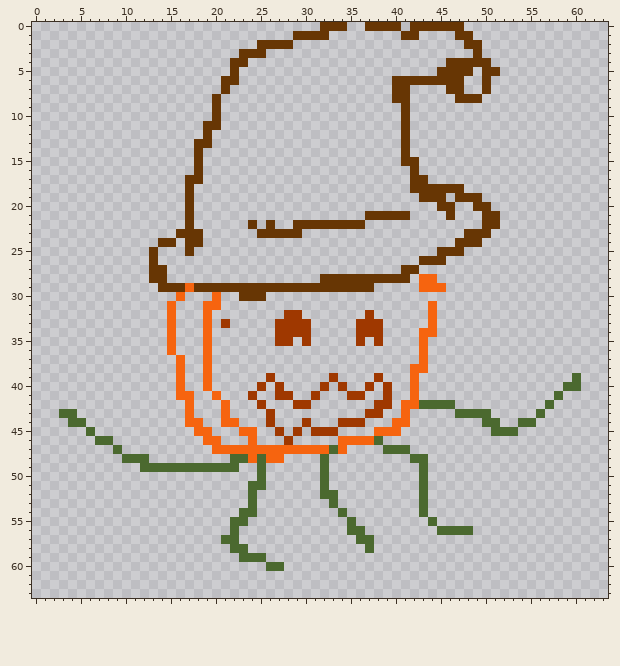
File history of a pixel-art file, Assets/Images/pumpkin.aseprite. Above: the version before the commit.
64x64 pixels, 1 frame. Colours within 5 levels of each other are drawn and written as one.
Once edited:
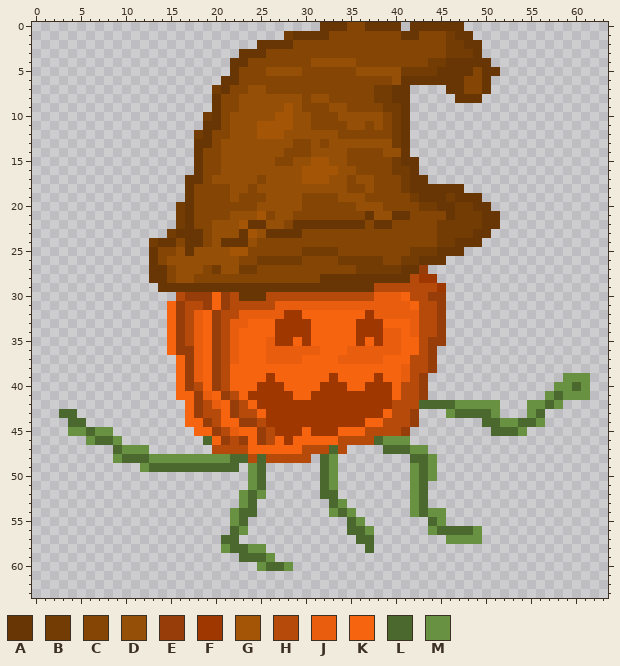
Palette (. is transparent): A #673604  B #723c04  C #844505  D #964f06  E #963d09  F #9f3800  G #a45606  H #b64a0b  J #e85e0e  K #f6640f  L #4b692f  M #689241
Edits made:
Changed rows in their new state; - is an unchanged pixel.
first column x 4:
 0 -------------------------------CC-------------------------
 1 ------------------------B----CCCCCCCC--CCCB---------------
 2 -------------------------CCCCCCCCCCCCCCCCCBB--------------
 3 ----------------------CCCCCCCCCCCCCCCCCCCCBBB-------------
 4 --------------------CCCCCCCDDDDDCCCCCCCCBB----------------
 5 -------------------CCCDDDDCCCCCCDDDDDBBBB----C------------
 6 -------------------CCCCCCCCCCCCCCCCCD-------CC------------
 7 ----------------B-CCDDCCCCCCCCCCCCBB--------CC------------
 8 -----------------CCDDDDDDDCDDCCCCCBB----------------------
 9 -----------------CCDDDDDGDCCCDDCCCCBB---------------------
10 ---------------B-CDDDDDGGDDCCCDDDDDCB---------------------
11 -----------------CDDDGGGGDDCCCCDDCDCB---------------------
12 --------------B-CCDDDGGGDDDDDDCCCCCCB---------------------
13 ----------------CDDDDDDDDCCDCDDDDDDDB---------------------
14 ---------------CCDDDDDDDCCCDDDDCCCCDD---------------------
15 ---------------CCDDDDDDCCDDGGDDCCCCCB---------------------
16 ---------------CCDDDDDDDDDGGGGDDCCCCBB--------------------
17 ---------------CDDDDDCDDDDGGGDDCDDCCCB--------------------
18 --------------CCCCDDCDDDDDDDDDDCCDCCCB--------------------
19 --------------CCCCDCCCDDDDCCCCDDDCCCCCB---B---------------
20 ------------B-CCCCCCCDDDDDCCCCCCDDDCCCCBB--BB-------------
21 ------------B-CCCCDDDGCDDCCCCCCCC-DD--CCCC-BBB------------
22 ------------B-CCDDDG-ADDC--------CAACCCCCBBBBB------------
23 -----------B---CDDDAGD----CCCCCCCCCCCCCCCBBBB-------------
24 ---------B--C--CDAAADCCCCCCCCCCCCCCCCCCCCBB---------------
25 ----------CCD-DDDDGGCCCCCCBBBBCCCCCCCCBBB-----------------
26 ----------CDDDDDDDDCCBBBBBCCCCBBBBBCCBB-------------------
27 -----------CDDDCBDDBBCCCCCCCCCCCBBBBB--E------------------
28 -----------CDDCCCCCCCCCCCCCC----------HFF-----------------
29 -------------A--------------------HHHHHHHF----------------
30 ------------HEEE-EH---HHHHHHHHHHHHJJJKHHEE----------------
31 ------------EHHE-EHHHHHJJJJJJJJJJJJJJJKHHE----------------
32 ------------EHJ-EHHJJJJJ--KKKKKKK-JJJJJHHE----------------
33 ------------EHJ-EHJJKKK----KKKKK---KKKJHHE----------------
34 ------------EHJ-EHJKKKK----KKKKK---JJKJHHE----------------
35 ------------EHJ-EHJKKKJ--K-KKKKK-K-JJKKHEE----------------
36 ------------EEJ-EHJKKKJJJJJJKKKJJJJJJKKHE-----------------
37 -------------EJ-EHJKKKJJJJKKKKJJJJJKKKHHE-----------------
38 -------------EJ-EHKKKKKKKKKKKKKKKKKKKJHHE-----------------
39 -------------EJ-EHKKKK-KKKKKK-KKKK-KKJHE---------------MMM
40 -------------EH-EHKKK-F-KKKK-F-KK-F-KHHE--------------MM-M
41 --------------EJ-EHK-FF--KK-FFF--FF-KHHE-------------M-MMM
42 --------------EHJ-EHK-FFF--FFFFFFF--HHH----MMMMM---MM-M---
43 --------------EHH-EHHK-FFFFFFFFFF--KHHE---M----M---M------
44 ---------------EH--EEH-FFF-FFF---KKHHHE---------MM--M-----
45 MM-MM-----------EHJ--EH-F-K---KKKHHHHE------------M-------
46 --M--M---------L-EHE-EHK-KKKKKHHHH-MMM--------------------
47 ------MMM-------HHHH------HHH-H-------MM------------------
48 -----M---MMMMMMMMM--H-HHHHH--M----------M-----------------
49 --------M-----------M--------M--------M-M-----------------
50 --------------------M--------M--------M-M-----------------
51 --------------------M--------M--------M-------------------
52 -------------------M-M----------------M-------------------
53 -------------------M----------M-------M-------------------
54 ------------------M----------M-M------M-MM----------------
55 ------------------M-------------M--------M----------------
56 -------------------M-------------M------M----M------------
57 ------------------------------------------MMMM------------
58 -----------------M--MM------------------------------------
59 ----------------------M-----------------------------------
60 ---------------------M--M---------------------------------
